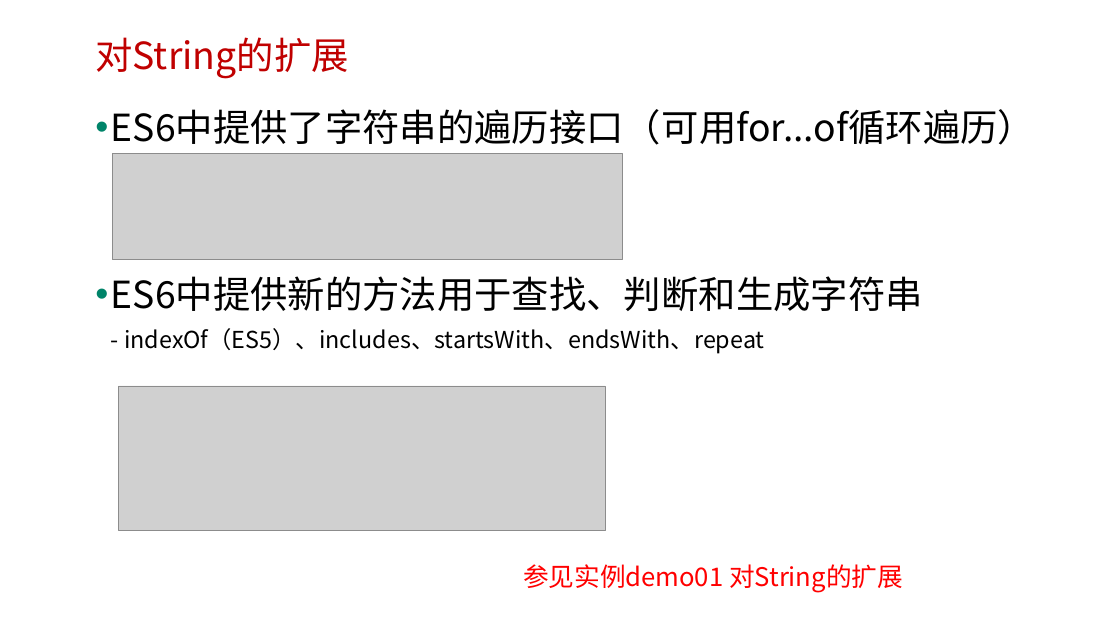
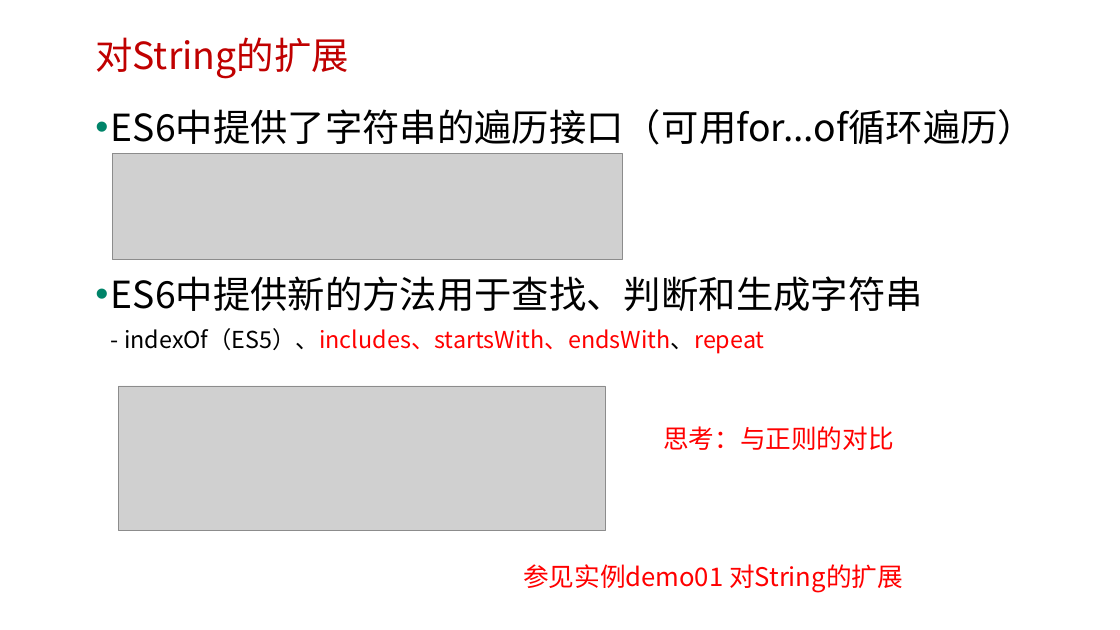
Before and after one commit to edu2act/course-javascript-advanced, a slide deck: slide 4 of 课程PPT/14.ECMAScript 6 二.pptx. Drawn at 1120x630 pixels with LibreOffice and Linux fonts; fonts in the diff are those of the drawing; grey boxes stand for pictures; background and template pictures are left out. Boxes give left, top, right and bottom in pixels: in the first picture for what was removed or moved away, otherwise in the second. Text is boxed around its words. In the diff, an @@ line names an element or a change of style, - is before the commit and + after.

```diff
--- a/课程PPT/14.ECMAScript 6 二.pptx
+++ b/课程PPT/14.ECMAScript 6 二.pptx
@@ text at [111,276,923,354]: text colour #000000 to #FF0000 in "indexOf（ES5）、includes、startsWith、endsWith、repeat" @@
@@ text added at [663,426,894,450], 22 pt, text #FF0000 @@
+思考：与正则的对比
```
Also in this commit, not shown: 4 other slides changed, 10 other files.
